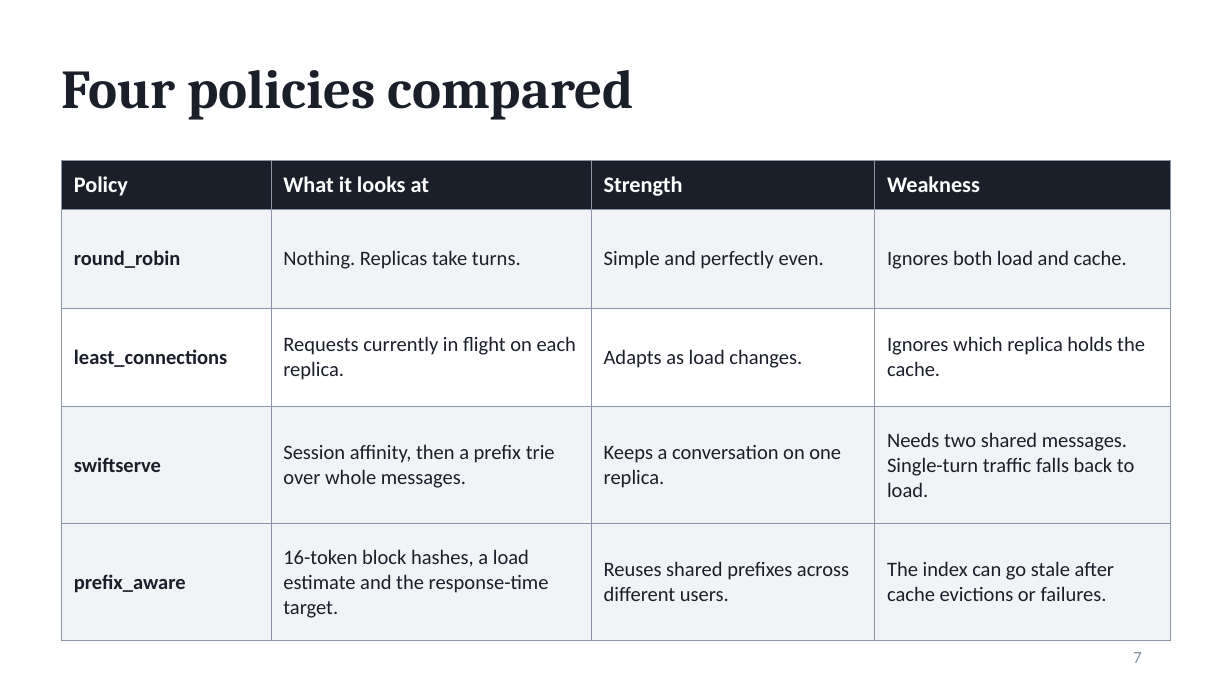
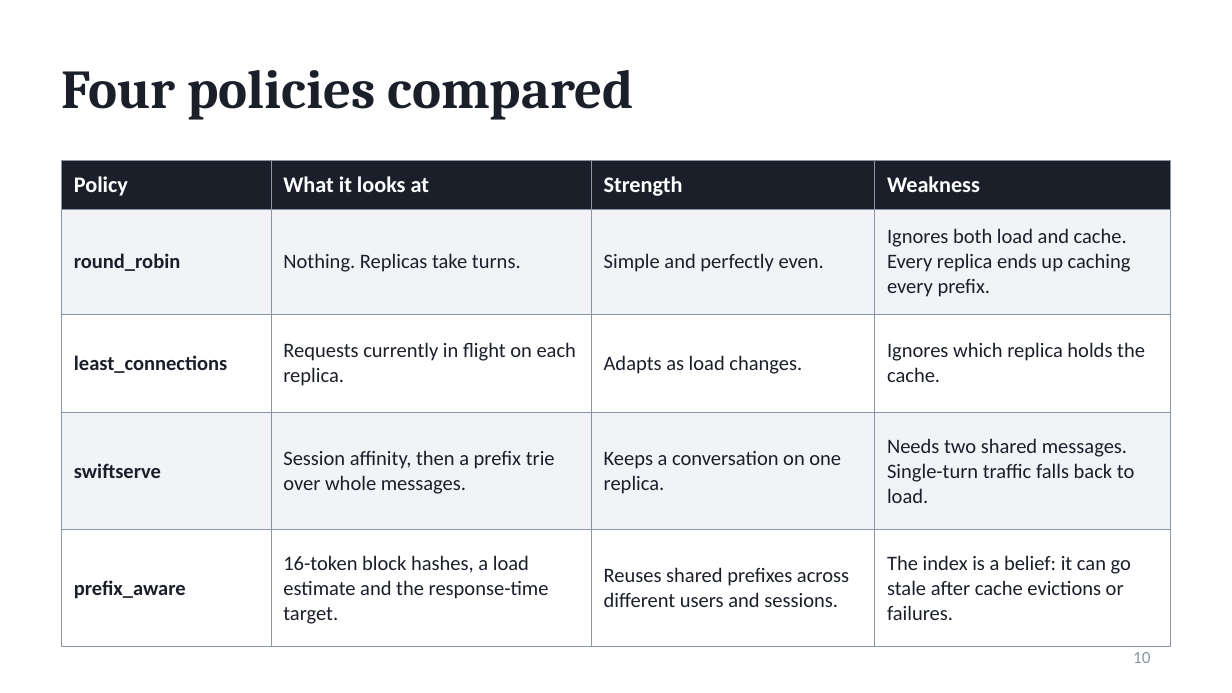
Before and after one commit to Akshataram/distrouter, a slide deck: slide 10 of docs/presentation/SwiftServe_Presentation.pptx (slide 7 before the commit). Drawn at 1232x693 pixels with LibreOffice and Linux fonts; fonts in the diff are those of the drawing. Boxes give left, top, right and bottom in pixels: in the first picture for what was removed or moved away, otherwise in the second. Text is boxed around its words. In the diff, an @@ line names an element or a change of style, - is before the commit and + after.

```diff
--- a/docs/presentation/SwiftServe_Presentation.pptx
+++ b/docs/presentation/SwiftServe_Presentation.pptx
@@ table at [62, 160, 1170, 628] @@
-row 2, column 4: Ignores both load and cache.
+row 2, column 4: Ignores both load and cache. Every replica ends up caching every prefix.
-row 5, column 3: Reuses shared prefixes across different users.
+row 5, column 3: Reuses shared prefixes across different users and sessions.
-row 5, column 4: The index can go stale after cache evictions or failures.
+row 5, column 4: The index is a belief: it can go stale after cache evictions or failures.
@@ fill #F1F3F6 to #FFFFFF in row 5 @@
@@ page number at [1133, 652, 1150, 663]: text changed @@
-7
+10
```
Also in this commit, not shown: 10 other slides changed, 5 slides added, 1 slide removed, 4 other files.
